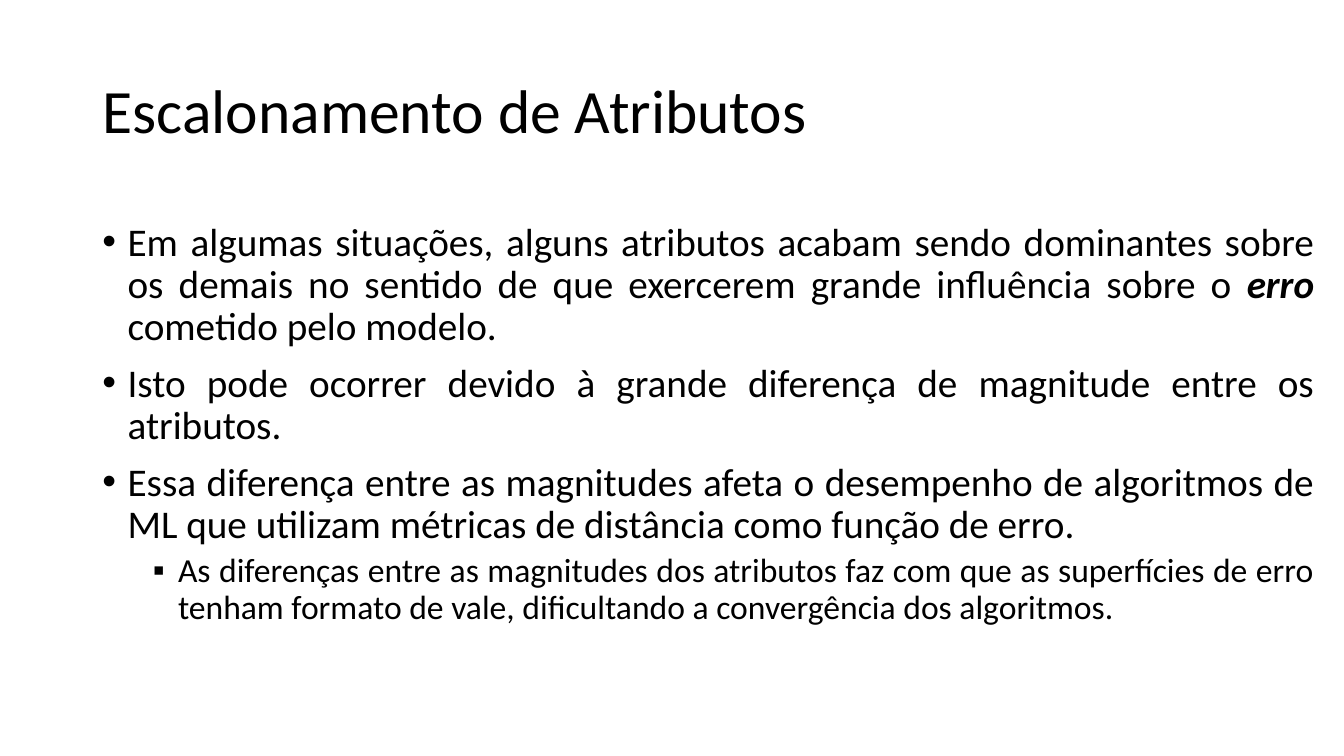
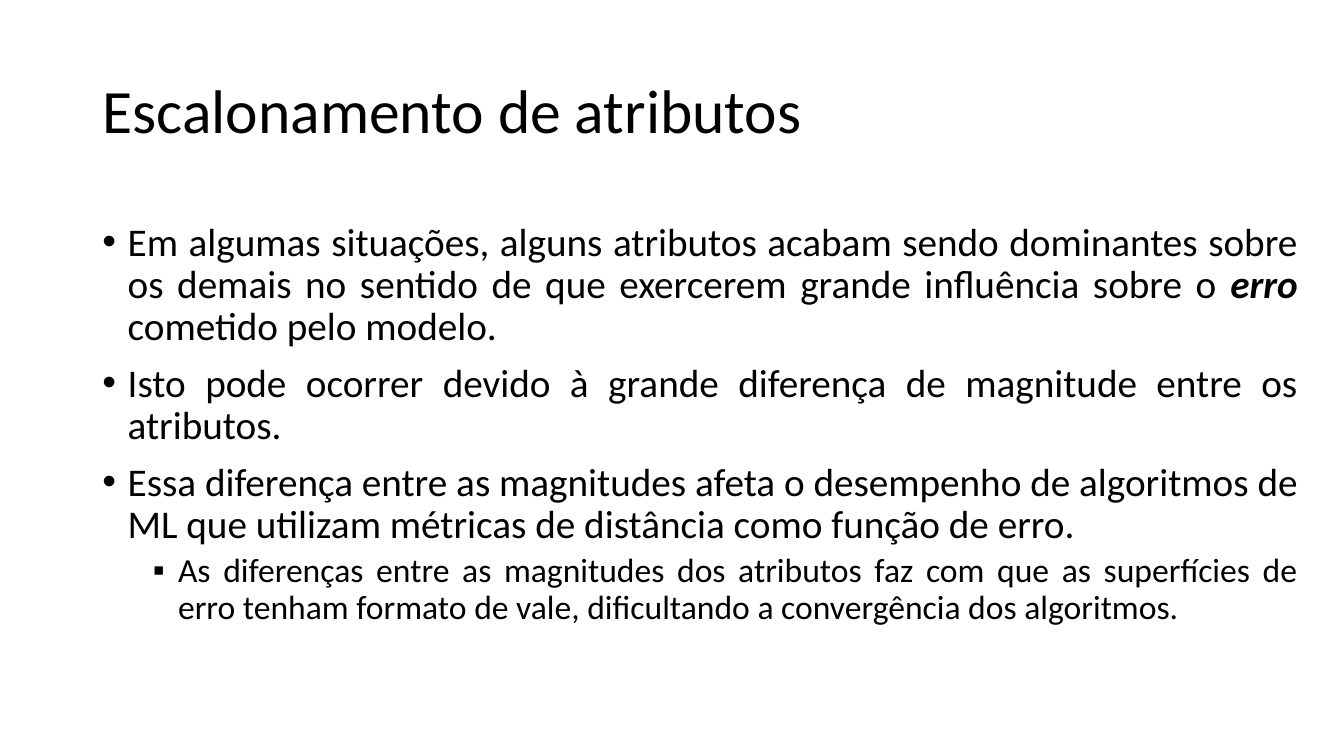
Before and after one commit to zz4fap/t319_aprendizado_de_maquina, a slide deck: slide 3 of slides/T319_Regressão_Linear (Escalonamento de Atributos).pptx. Drawn at 1344x756 pixels with LibreOffice and Linux fonts; fonts in the diff are those of the drawing. Boxes give left, top, right and bottom in pixels: in the first picture for what was removed or moved away, otherwise in the second. Text is boxed around its words. In the diff, an @@ line names an element or a change of style, - is before the commit and + after.

```diff
--- a/slides/T319_Regressão_Linear (Escalonamento de Atributos).pptx
+++ b/slides/T319_Regressão_Linear (Escalonamento de Atributos).pptx
@@ title at (102,90,801,134): text changed @@
-Escalonamento de Atributos
+Escalonamento de atributos
@@ text "Em algumas situações, alguns atributos ..." rewrapped from (128,228,1314,625) to (128,228,1298,625) @@
```
Also in this commit, not shown: 9 other slides changed, 5 slides added, 1 other file.
